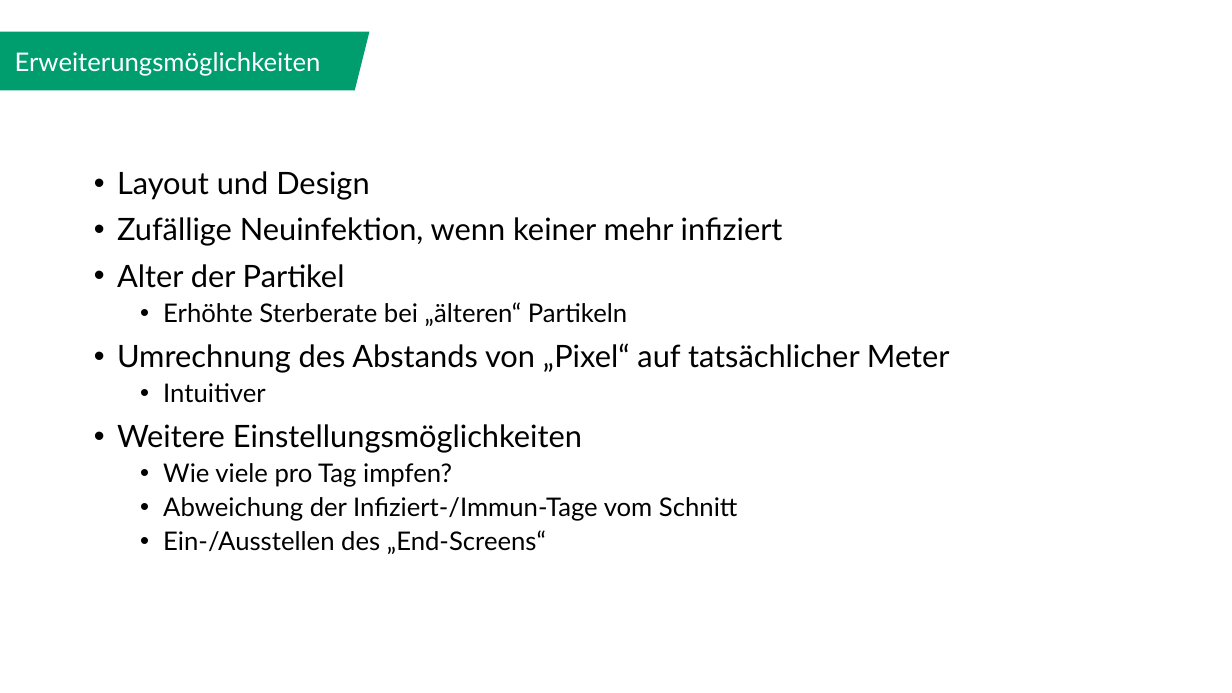
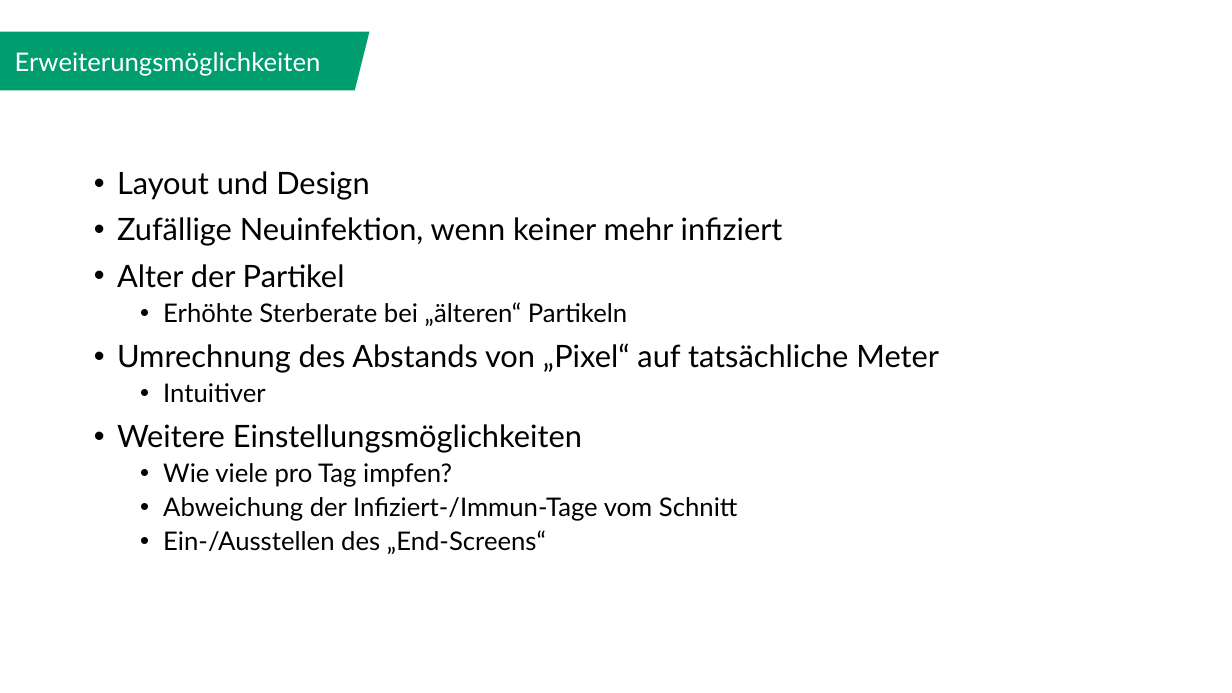
Before and after one commit to JonasAdler/pandemic_simulator, a slide deck: slide 10 of Abschlusspräsentation zum Bachelor-Praktikum.pptx. Drawn at 1232x693 pixels with LibreOffice and Linux fonts; fonts in the diff are those of the drawing. Boxes give left, top, right and bottom in pixels: in the first picture for what was removed or moved away, otherwise in the second. Text is boxed around its words. In the diff, an @@ line names an element or a change of style, - is before the commit and + after.

```diff
--- a/Abschlusspräsentation zum Bachelor-Praktikum.pptx
+++ b/Abschlusspräsentation zum Bachelor-Praktikum.pptx
@@ text at box(117, 343, 939, 373): text changed @@
-• Umrechnung des Abstands von „Pixel“ auf tatsächlicher Meter
+• Umrechnung des Abstands von „Pixel“ auf tatsächliche Meter
```
